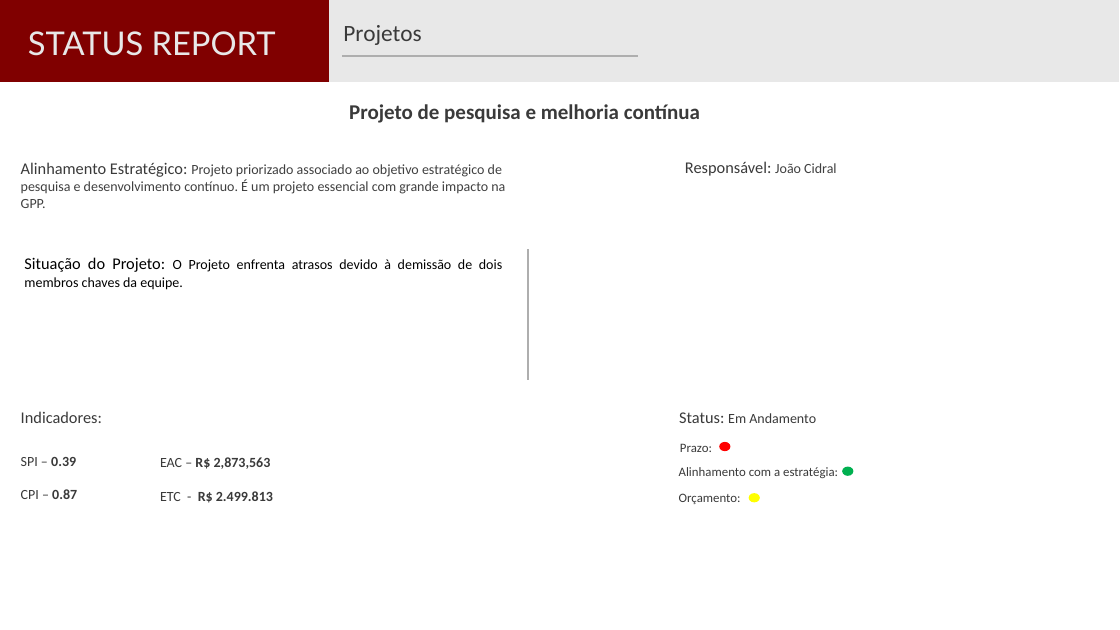
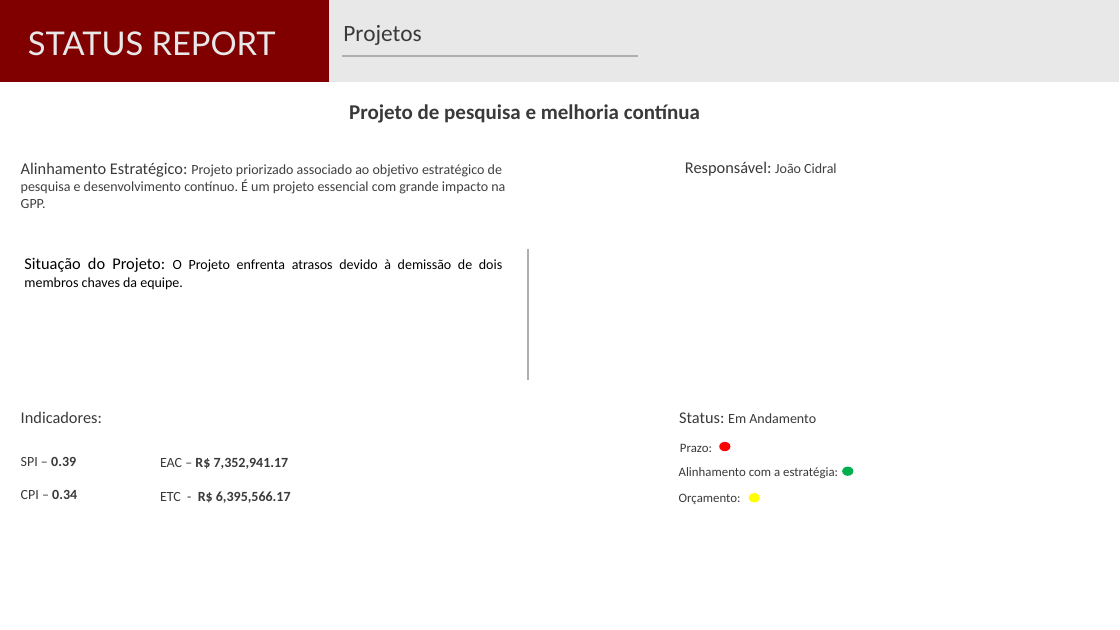
Before and after one commit to Cyrilzak02/Gestao-de-Portfolios, a slide deck: slide 4 of RA03/Powerpoint/Status Report.pptx. Drawn at 1120x630 pixels with LibreOffice and Linux fonts; fonts in the diff are those of the drawing. Boxes give left, top, right and bottom in pixels: in the first picture for what was removed or moved away, otherwise in the second. Text is boxed around its words. In the diff, an @@ line names an element or a change of style, - is before the commit and + after.

```diff
--- a/RA03/Powerpoint/Status Report.pptx
+++ b/RA03/Powerpoint/Status Report.pptx
@@ text at (21,457,77,499): text changed @@
-SPI – 0.39
-CPI – 0.87
+SPI – 0.39
+CPI – 0.34
@@ text at (160,458,291,503): text changed @@
-EAC – R$ 2,873,563
-ETC - R$ 2.499.813
+EAC – R$ 7,352,941.17
+ETC - R$ 6,395,566.17
```
Also in this commit, not shown: 2 other slides changed, 2 other files.
